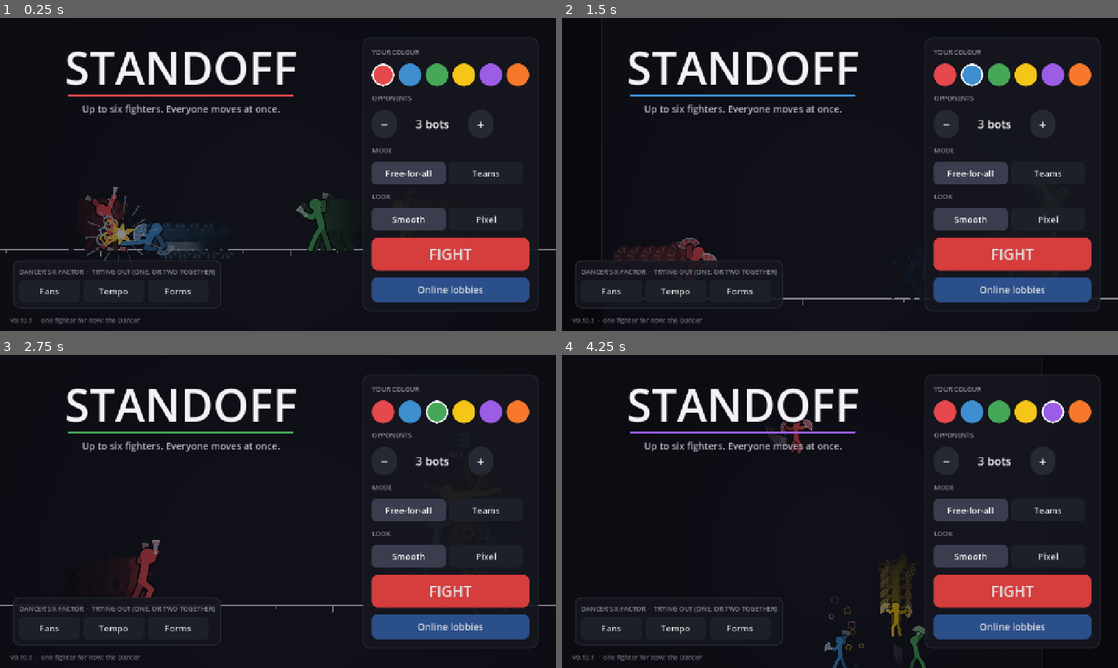
Above: before the commit, frames 1-4 (two rows, left to right).
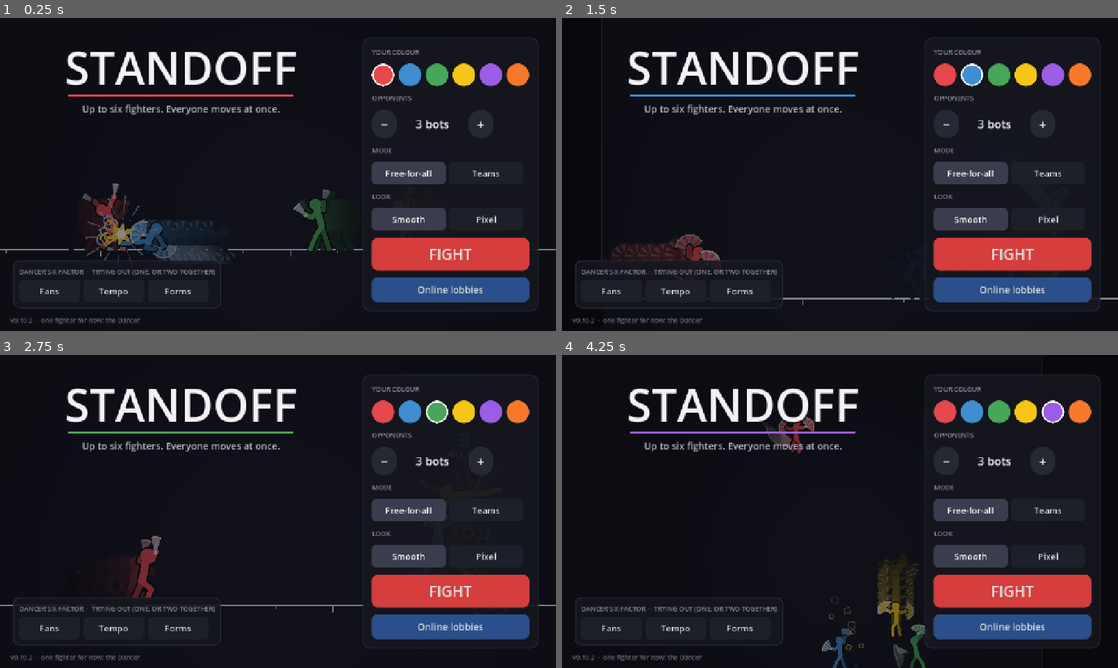
Above: after the commit, the same moments.

Repository: Veriduim/standoff
Game: Godot game, scene res://scenes/main.tscn
The game is run twice, just before and just after one commit, with the same random seed, the same clock (stepped at 60 frames per second) and the same inputs.
Inputs (mouse positions are in pixels of both pictures, inside the frame that each line leads up to):
- Up to frame 1 (0.25 s): no input
- Up to frame 2 (1.5 s): click (945, 74) at 0.52 s; click (973, 74) at 1.27 s
- Up to frame 3 (2.75 s): click (439, 411) at 2.02 s
- Up to frame 4 (4.25 s): click (1023, 411) at 2.77 s; click (1051, 411) at 3.52 s

The runs differ from the first frame. In frame 1, 0.6% of the frame differs, in the area x 5-60%, y 52-98%; in frame 2, 0.2%; in frame 3, less than 0.1%; in frame 4, 0.4%.

Commit message:
0.10.2: bigger fans, crescent slashes off their edge (Timmy 23:01 "mod chars can help alot" - Colossus's sword arcs)
- Stick.FAN_R 27 (was 21): her fans are the prop that makes her
- a hand strike's arc runs off the fan's edge, not her hand - a crescent slash; arcs fuller (inner edge 0.38), longer
  (10 ticks, from 5 before the hit to 3 after) and more in her colour

Co-Authored-By: Claude Opus 5.5 <noreply@anthropic.com>
Claude-Session: https://claude.ai/code/session_019cpLLa1bA2ND22yfhrkoYF

Diff:
--- a/project.godot
+++ b/project.godot
@@ -11,7 +11,7 @@
 [application]
 
 config/name="Standoff"
-config/version="0.10.1"
+config/version="0.10.2"
 config/icon="res://assets/icon.png"
 run/main_scene="res://scenes/main.tscn"
 config/features=PackedStringArray("4.7", "GL Compatibility")
--- a/scripts/ui/fx.gd
+++ b/scripts/ui/fx.gd
@@ -21,9 +21,9 @@
 const HOT := Color("#fff6cf")
 const BLOCK := Color("#a6dcff")
 const ORANGE := Color("#ff9f1c")
-const TRAIL_KEEP := 7        ## ticks of a limb's path kept for its arc
+const TRAIL_KEEP := 10       ## ticks of a limb's path kept for its arc (a longer sweep)
 const TRAIL_FADE := 0.12     ## seconds an arc takes to fade once the hit's over
-const INNER := 0.5           ## a swoosh's inner edge, as a share of the way from the joint to the tip
+const INNER := 0.38          ## a swoosh's inner edge, as a share of the way from the joint to the tip (a fuller crescent)
 const COMBO_HOLD := 0.8      ## seconds a finished combo's count stays up, then fades over COMBO_FADE
 const COMBO_FADE := 0.4
 
@@ -433,7 +433,7 @@
 		if span < 12.0:
 			continue
 		var fade := 1.0 if float(t["fade"]) < 0.0 else 1.0 - float(t["fade"]) / TRAIL_FADE
-		var col := (t["c"] as Color).lerp(Color.WHITE, 0.75)
+		var col := (t["c"] as Color).lerp(Color.WHITE, 0.55)
 		var n := outer.size()
 		var cols: Array[Color] = []
 		for k in n:
--- a/scripts/ui/stage_view.gd
+++ b/scripts/ui/stage_view.gd
@@ -242,7 +242,12 @@
 			continue
 		var pose := Poses.for_record(_char(i), r)
 		var pivot := "hip" if tip.begins_with("foot") else "neck"
-		fx.trail_point(i, _world(i, r, pose[tip]), _world(i, r, pose[pivot]), colour_of(i))
+		var tip_w := _world(i, r, pose[tip])
+		if tip.begins_with("hand") and _char(i) == "dancer":   # (her fan's edge, not her hand: the slash a fan leaves -
+			var elbow := _world(i, r, pose["elbow_" + tip.trim_prefix("hand_")])   # Colossus's sword arcs, 23:01)
+			if tip_w.distance_to(elbow) > 0.5:
+				tip_w += (tip_w - elbow).normalized() * Stick.FAN_R * float(Moves.stats(_char(i))["height"]) / 100.0
+		fx.trail_point(i, tip_w, _world(i, r, pose[pivot]), colour_of(i))
 
 
 ## A pose point (Poses units) in the world for fighter i on record r.
@@ -258,7 +263,7 @@
 	var hits: Array = Moves.move(ch, mv).get("hits", [])
 	for k in hits.size():
 		var e: Dictionary = hits[k]
-		if f < int(e["from"]) - 3 or f > int(e["to"]) + 1:
+		if f < int(e["from"]) - 5 or f > int(e["to"]) + 3:   # (a longer sweep either side of the hit)
 			continue
 		var key := "%s:%s:%d" % [ch, mv, k]
 		if not _tip_of.has(key):
--- a/scripts/ui/stick.gd
+++ b/scripts/ui/stick.gd
@@ -11,6 +11,7 @@
 const FRONT := [["hip", "knee_f"], ["knee_f", "foot_f"], ["neck", "elbow_f"], ["elbow_f", "hand_f"]]
 const FAR := 0.3             ## how much darker the far arm and leg are
 const STEEL := Color("#dfe4ee")   ## the Dancer's war fans: steel ribs and edge (21:59 "proper fans")
+const FAN_R := 27.0               ## ...their reach, for a fighter 100 tall - her signature prop, big (23:01 the mods' props)
 
 ## limb / head: for a fighter 100 tall; body: the torso's thickness at the chest, in limbs (hips: `hips`); fist: a
 ## fist's radius in limbs; foot: a foot's length in limbs (0 = none); squash: the legs' length (1 = as posed); ink: the
@@ -182,7 +183,7 @@
 	var elbow: Vector2 = pts["elbow_" + side]
 	var dir := (hand - elbow).normalized() if hand.distance_to(elbow) > 0.5 else Vector2(facing, 0.0)
 	dir = dir.rotated(-0.3 * facing)
-	fan(ci, hand - dir * 2.0 * scale, dir, 21.0 * scale, open, col.darkened(FAR) if side == "b" else col, edge,
+	fan(ci, hand - dir * 2.0 * scale, dir, FAN_R * scale, open, col.darkened(FAR) if side == "b" else col, edge,
 			metal.darkened(FAR) if side == "b" else metal)
 
 
--- a/scripts/version.gd
+++ b/scripts/version.gd
@@ -2,4 +2,4 @@
 extends RefCounted
 ## The game's version - the home screen shows it, and lobbies list it (only the same version can play together).
 
-const TAG := "0.10.1"
+const TAG := "0.10.2"
Not shown, changed: export_presets.cfg
Not shown, changed: docs/plan.md
